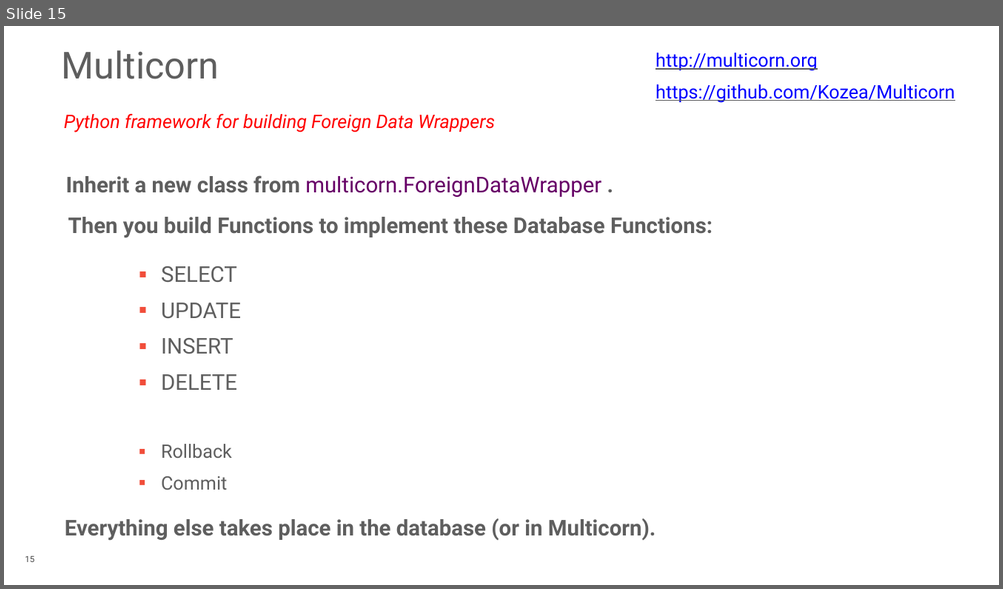
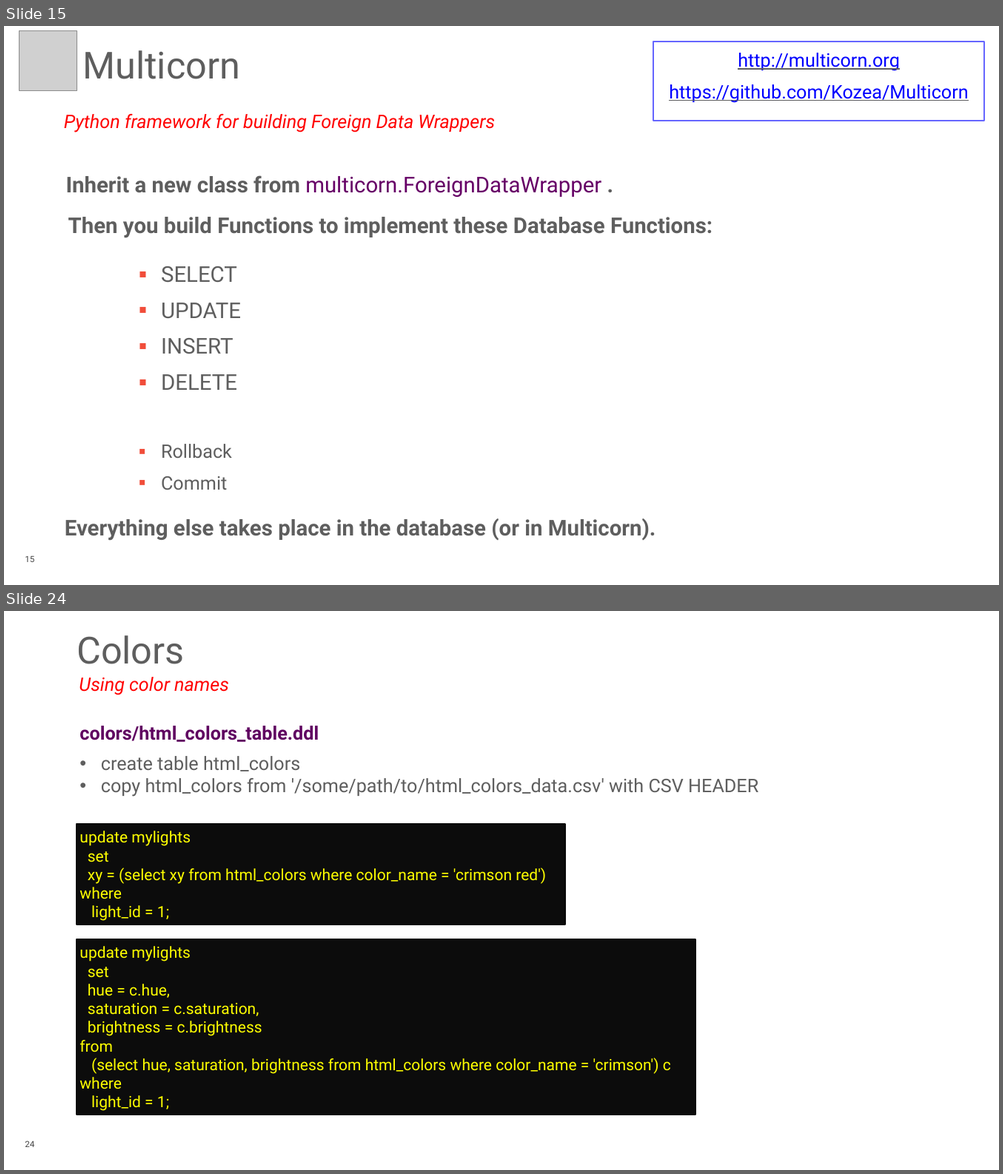
Before and after one commit to rotten/hue-multicorn-postgresql-fdw, a slide deck: extra/Database_Of_Things_PGConf_US_2015.pptx. Shown one above the other, each under a label of ours: slide 15 before the commit, slides 15 and 24 after it; the slides between them are not shown. The pictures are 1003x589 and 1003x1174 pixels, drawn with LibreOffice and Linux fonts; fonts in the diff are those of the drawing; grey boxes stand for pictures; background and template pictures are left out. Boxes give left, top, right and bottom in pixels: in the first picture for what was removed or moved away, otherwise in the second. Text is boxed around its words. In the diff, an @@ line names an element or a change of style, - is before the commit and + after.

```diff
--- a/extra/Database_Of_Things_PGConf_US_2015.pptx
+++ b/extra/Database_Of_Things_PGConf_US_2015.pptx
@@ slide 24 added at (4, 611, 999, 1170), background #FFFFFF @@
@@ title added at (77, 635, 184, 664), 48 pt, text #5E5E5E @@
+Colors
@@ text added at (79, 677, 229, 695), 24 pt, text #FF0000, italic @@
+Using color names
@@ text added at (79, 726, 318, 742), 24 pt, text #5F0060, bold @@
+colors/html_colors_table.ddl
@@ text added at (101, 756, 758, 797), 24 pt, text #5E5E5E @@
+• create table html_colors
+• copy html_colors from '/some/path/to/html_colors_data.csv' with CSV HEADER
@@ rectangle added at (77, 824, 565, 925), fill #0C0C0C, outline #090909 2 pt, 20 pt, text #FFFF00 @@
+update mylights
+set
+xy = (select xy from html_colors where color_name = 'crimson red')
+where
+light_id = 1;
@@ rectangle added at (77, 940, 695, 1115), fill #0C0C0C, outline #090909 2 pt, 20 pt, text #FFFF00 @@
+update mylights
+set
+hue = c.hue,
+saturation = c.saturation,
+brightness = c.brightness
+from
+(select hue, saturation, brightness from html_colors where color_name = 'crimson') c
+where
+light_id = 1;
@@ page number added at (25, 1141, 34, 1147), 11 pt, text #444444 @@
+24
@@ slide 15 changed as well @@
@@ picture added at (19, 31, 77, 90) @@
@@ title "Multicorn": place and size @@
-title "Multicorn" at (62, 50, 219, 79)
+title "Multicorn" at (82, 50, 240, 79)
@@ text "http://multicorn.org": place and size @@
-text "http://multicorn.org" at (655, 53, 954, 103)
+text "http://multicorn.org" at (653, 42, 984, 121)
@@ text "http://multicorn.org" at (653, 42, 984, 121): alignment left to centre; fill none to #FFFFFF; outline none to #6565FF 1 pt @@
```
Also in this commit, not shown: 4 other slides changed, 9 other slides added, 1 slide removed, 5 other files.
